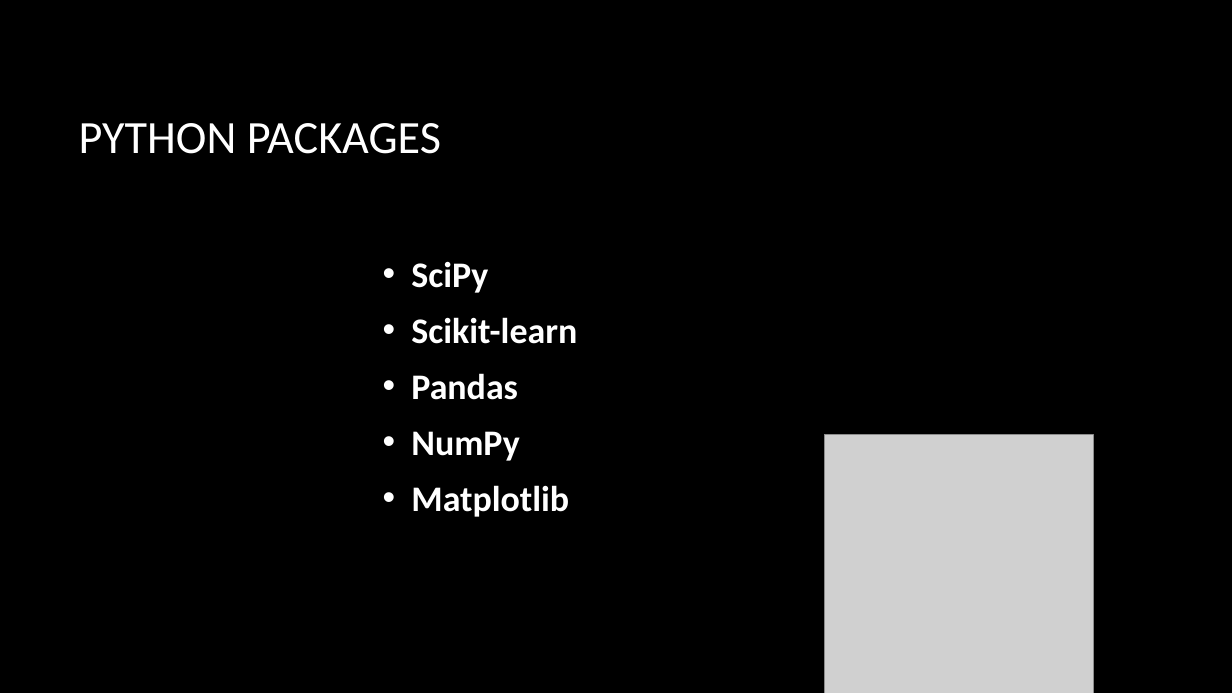
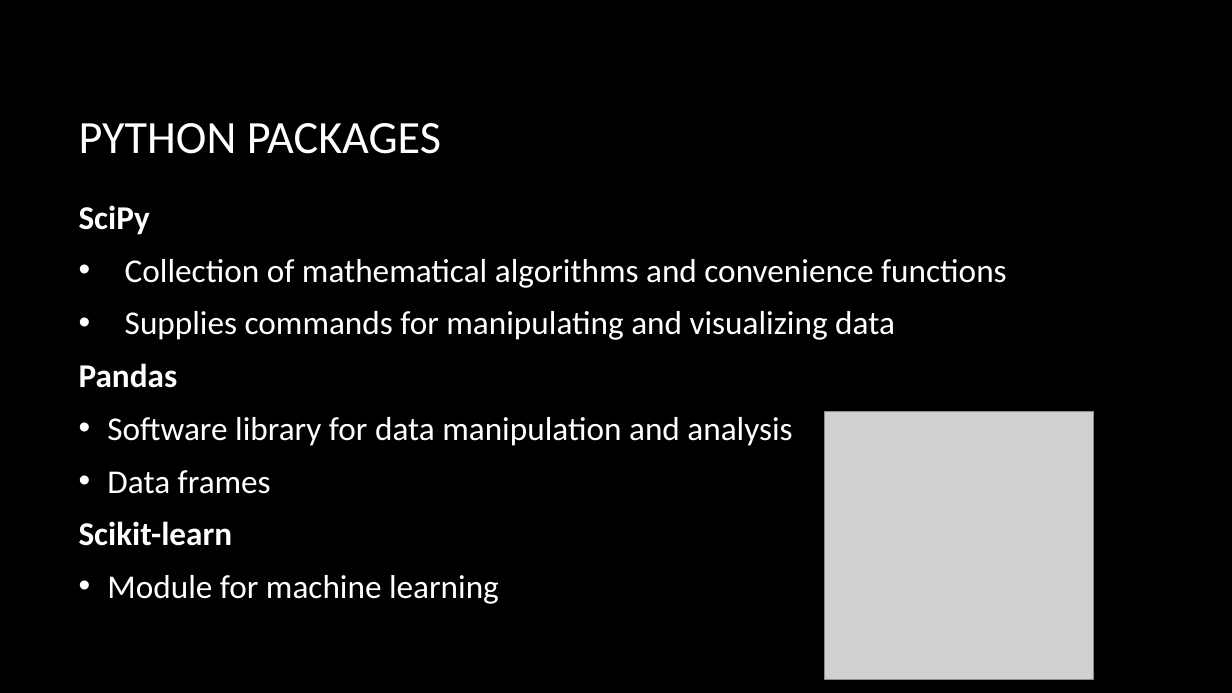
Before and after one commit to Smiley248/nasaspring, a slide deck: slide 10 of Presentations/NASA/NASA presentation.pptx. Drawn at 1232x693 pixels with LibreOffice and Linux fonts; fonts in the diff are those of the drawing; grey boxes stand for pictures; background and template pictures are left out. Boxes give left, top, right and bottom in pixels: in the first picture for what was removed or moved away, otherwise in the second. Text is boxed around its words. In the diff, an @@ line names an element or a change of style, - is before the commit and + after.

```diff
--- a/Presentations/NASA/NASA presentation.pptx
+++ b/Presentations/NASA/NASA presentation.pptx
@@ text "SciPy": place and size @@
-text "SciPy" at [411,261,577,517]
+text "SciPy" at [79,205,1007,604]
@@ text at [79,205,233,546]: size 28 to 25.9 pt in "SciPy", "Scikit-learn"; bullet • to none @@
@@ text at [79,259,1007,494]: paragraphs added @@
+• Collection of mathematical algorithms and convenience functions
+• Supplies commands for manipulating and visualizing data
+Pandas
+• Software library for data manipulation and analysis
+• Data frames
@@ picture: place and size @@
-picture at [825,434,1093,693]
+picture at [825,411,1093,679]
@@ text at [107,575,499,604]: text changed; size 28 to 25.9 pt; bold off @@
-• Pandas
-• NumPy
-• Matplotlib
+• Module for machine learning
```
Also in this commit, not shown: 2 other slides changed.
